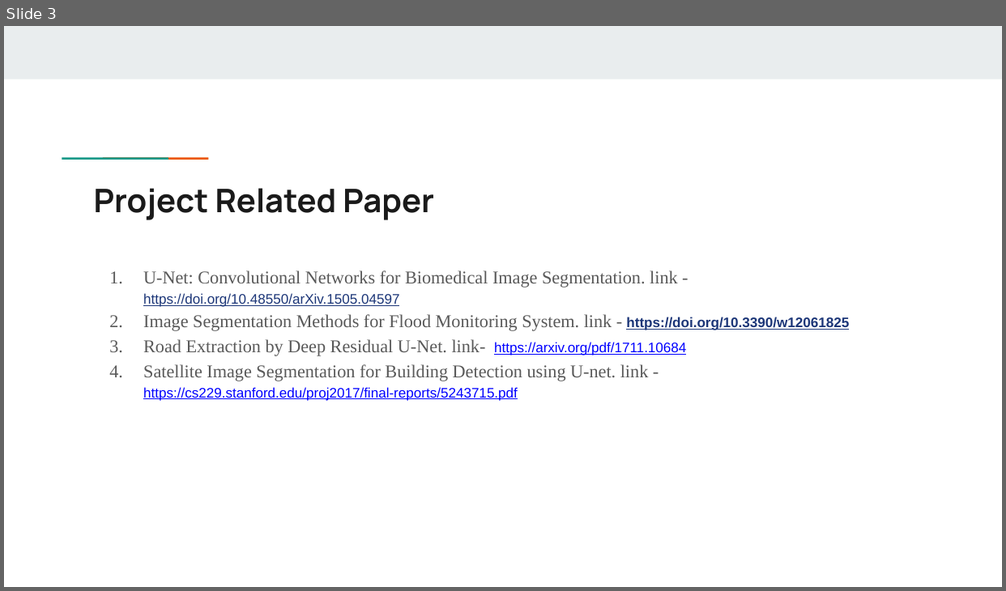
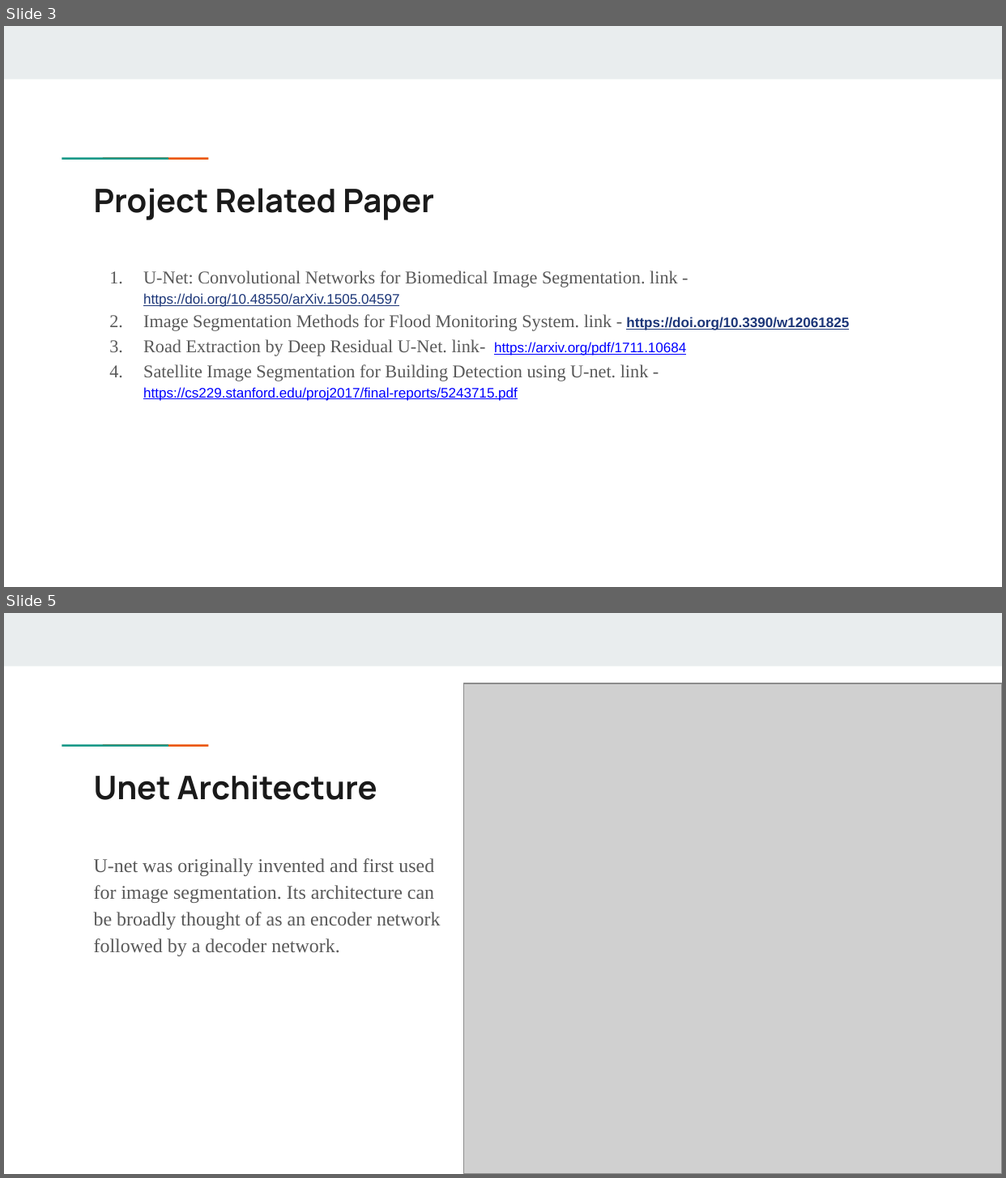
Before and after one commit to Shaoun18/CSE713, a slide deck: Final Project/Task_4b/Flood Impact Detection on Roads Using U-Net.pptx. Shown one above the other, each under a label of ours: slide 3 before the commit, slides 3 and 5 after it; the slides between them are not shown. The pictures are 1006x591 and 1006x1178 pixels, drawn with LibreOffice and Linux fonts; fonts in the diff are those of the drawing; grey boxes stand for pictures. Boxes give left, top, right and bottom in pixels: in the first picture for what was removed or moved away, otherwise in the second. Text is boxed around its words. In the diff, an @@ line names an element or a change of style, - is before the commit and + after.

```diff
--- a/Final Project/Task_4b/Flood Impact Detection on Roads Using U-Net.pptx
+++ b/Final Project/Task_4b/Flood Impact Detection on Roads Using U-Net.pptx
@@ slide 5 added at bbox=[4, 613, 1002, 1174], background #FFFFFF; not listed: 3 template elements that a slide beside it also shows @@
@@ picture added at bbox=[464, 683, 1002, 1174] @@
@@ title added at bbox=[94, 775, 377, 800], 23.4 pt, text #1A1A1A, bold @@
+Unet Architecture
@@ text added at bbox=[94, 858, 441, 956], 14 pt, text #595959 @@
+U-net was originally invented and first used for image segmentation. Its architecture can be broadly thought of as an encoder network followed by a decoder network.
```
Also in this commit, not shown: 2 slides changed, 6 other slides added.
